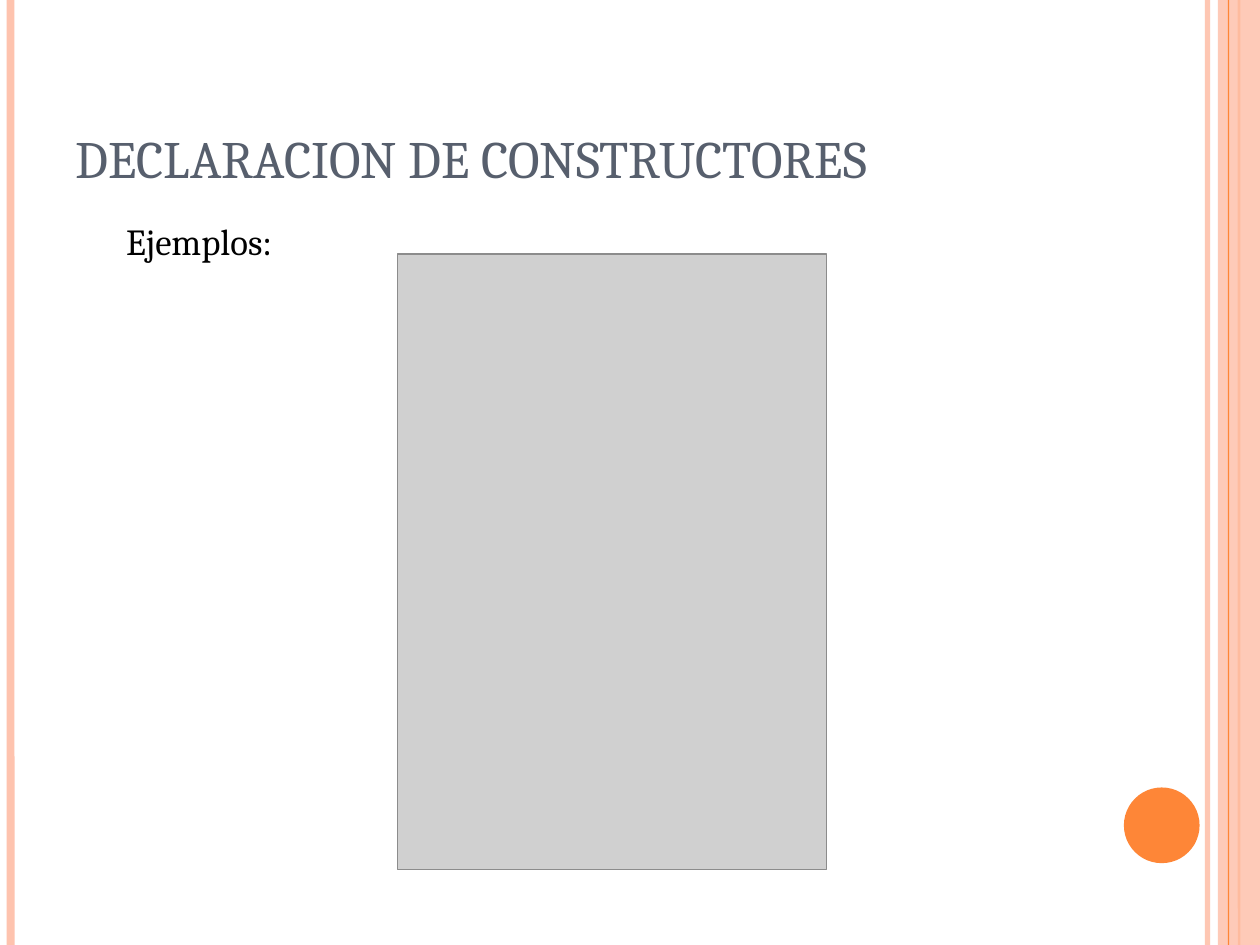
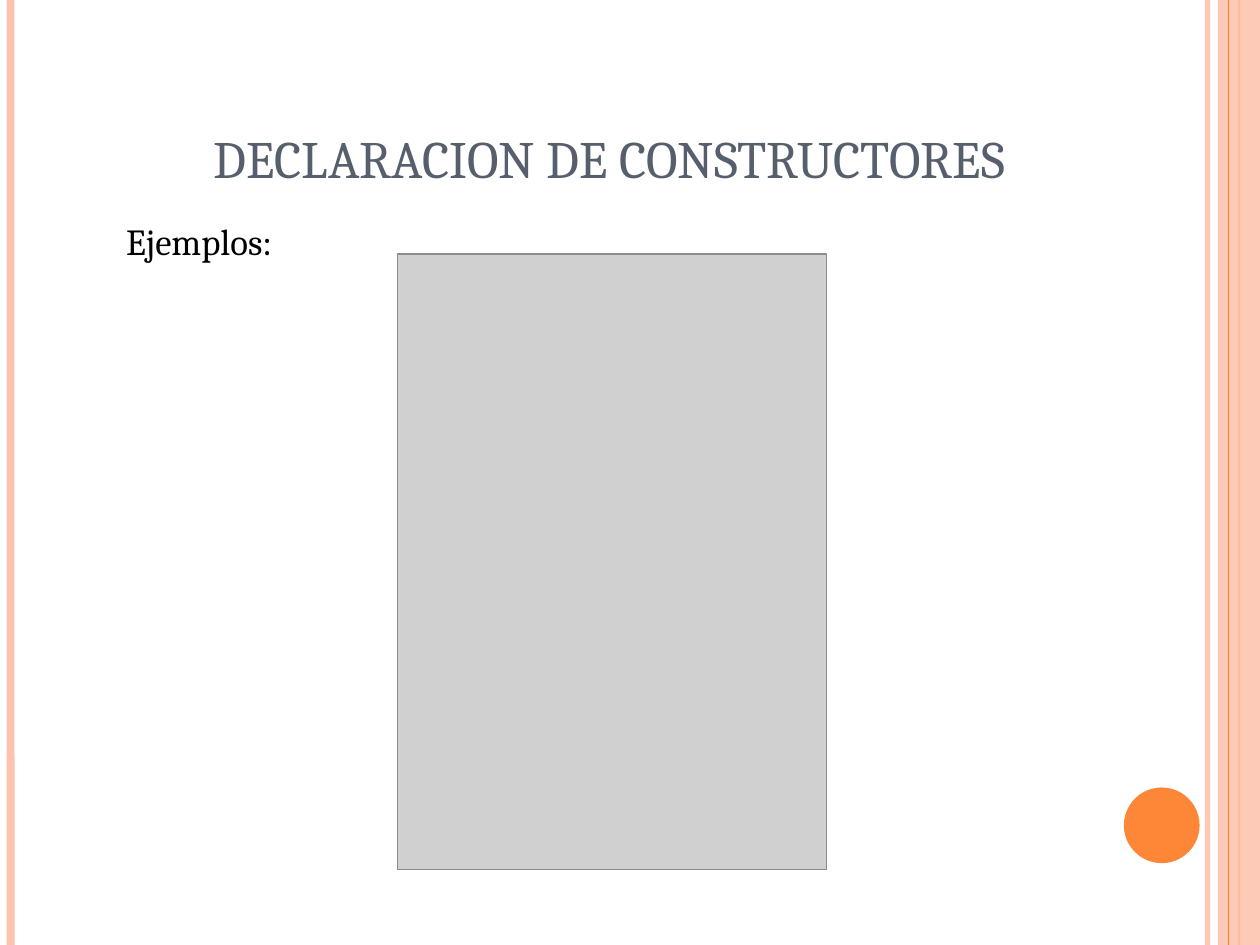
Before and after one commit to alexcaiza/java-clearminds, a slide deck: slide 3 of semanas/Semana1/SCJP-Semana1-Dia3.ppt. Drawn at 1260x945 pixels with LibreOffice and Linux fonts; fonts in the diff are those of the drawing; grey boxes stand for pictures. Boxes give left, top, right and bottom in pixels: in the first picture for what was removed or moved away, otherwise in the second. Text is boxed around its words. In the diff, an @@ line names an element or a change of style, - is before the commit and + after.

```diff
--- a/semanas/Semana1/SCJP-Semana1-Dia3.ppt
+++ b/semanas/Semana1/SCJP-Semana1-Dia3.ppt
@@ title "DECLARACION DE CONSTRUCTORES" at (x1=213, y1=142, x2=1005, y2=179): alignment left to centre @@
```
Also in this commit, not shown: 1 other slide changed, 17 other files.
